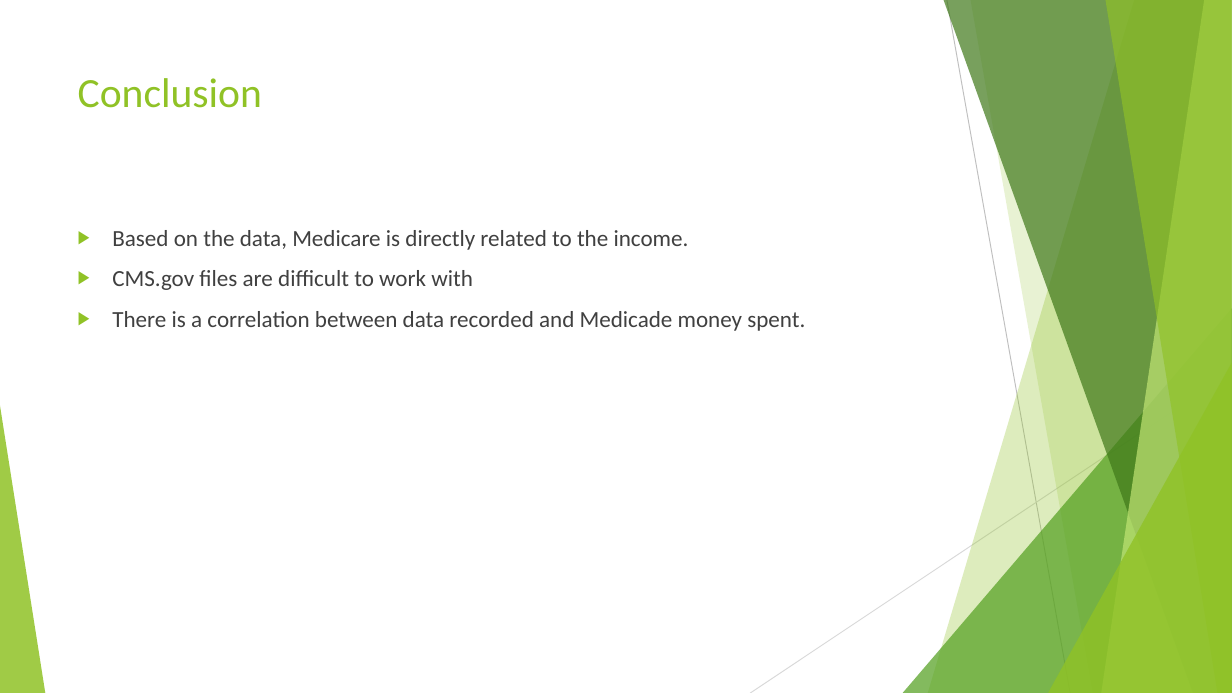
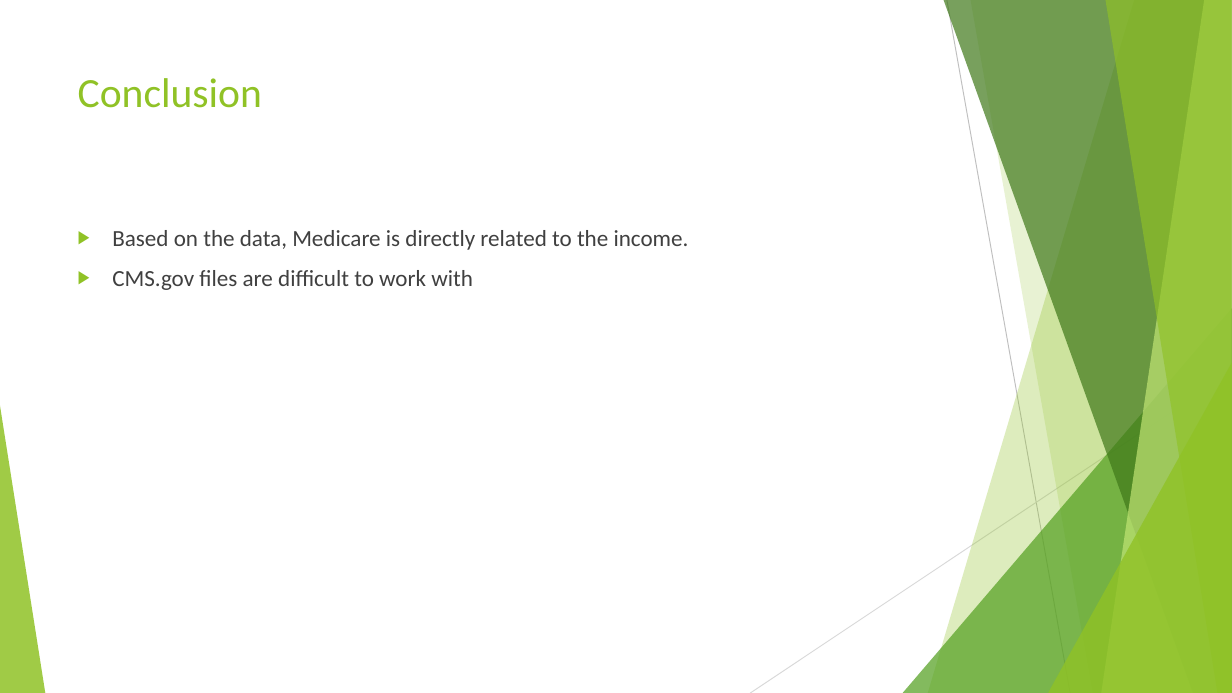
Before and after one commit to TedMur/SnakeBait, a slide deck: slide 13 of SnakeBitePresentation.pptx. Drawn at 1232x693 pixels with LibreOffice and Linux fonts; fonts in the diff are those of the drawing. Boxes give left, top, right and bottom in pixels: in the first picture for what was removed or moved away, otherwise in the second. Text is boxed around its words. In the diff, an @@ line names an element or a change of style, - is before the commit and + after.

```diff
--- a/SnakeBitePresentation.pptx
+++ b/SnakeBitePresentation.pptx
@@ text at <box>112,311,805,331</box>: paragraph removed @@
-▶ There is a correlation between data recorded and Medicade money spent.
```
Also in this commit, not shown: 2 other slides changed, 3 other files.
